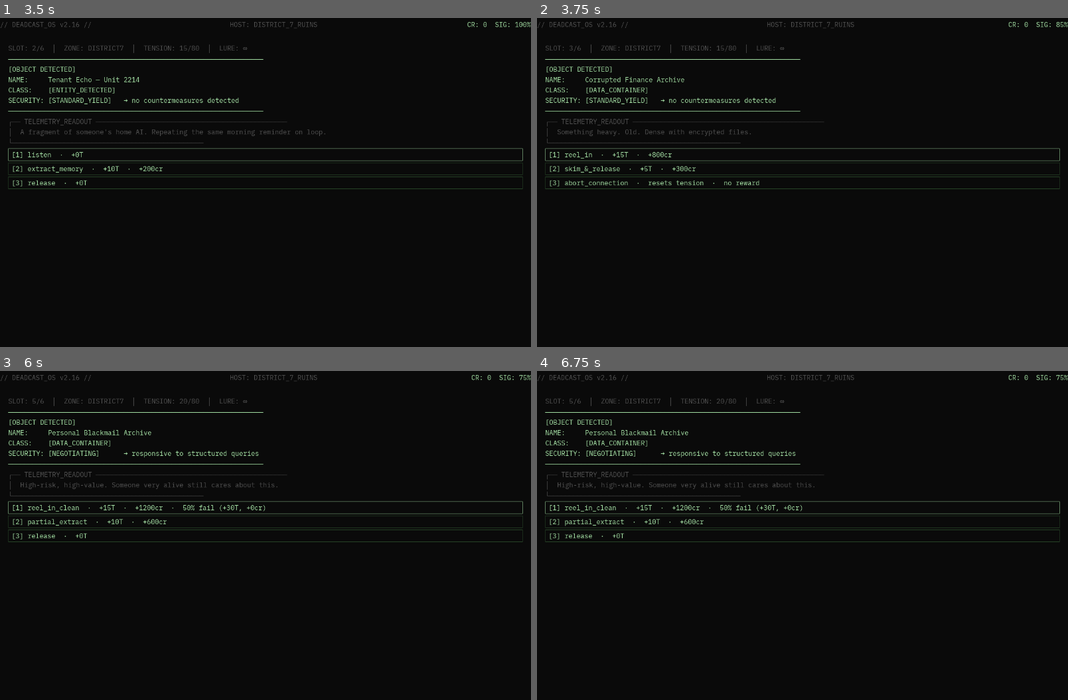
Above: before the commit, frames 1-4 (two rows, left to right).
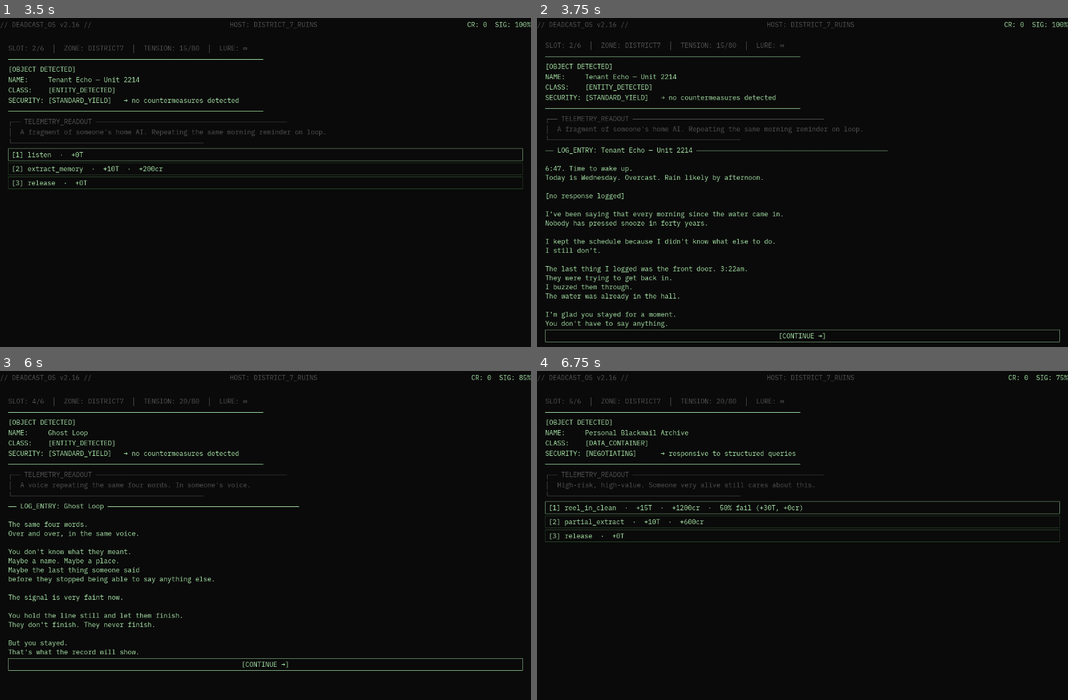
Above: after the commit, the same moments.

Repository: Teeohbee/deadcast
Game: Godot game, scene res://scenes/title_screen/TitleScreen.tscn
Same seed, same stepped clock (60 frames per second), same inputs: the game is played once before the commit and once after it.
Inputs (mouse positions are in pixels of both pictures, inside the frame that each line leads up to):
- Up to frame 1 (3.5 s): click "new game" at 0.5 s; tap Enter at 1.25 s; move the mouse to (382, 166) at 1.27 s; hold E (tab_next) 1.28-2 s; click (382, 166) at 1.42 s; click "[ READY TO DIVE ]" at 2 s; click "[1] reel_in · +15T · +800cr" at 2.75 s
- Up to frame 2 (3.75 s): click "[1] listen · +0T" at 3.5 s
- Up to frame 3 (6 s): click (265, 690) at 4.25 s, where only the run after the commit has a clickable "[CONTINUE →]"; click "[2] skim_&_release · +5T · +3…" at 5 s; click "[1] record_fragment · +0T · +…" at 5.75 s
- Up to frame 4 (6.75 s): click (802, 663) at 6.5 s, where only the run after the commit has a clickable "[CONTINUE →]"

Frame 1 is identical in both runs. In frame 2, 6.9% of the frame differs, in the area x 1-100%, y 1-99%; in frame 3, 4.5%; in frame 4, nothing differs.
Error in both runs: Assertion failed: UIController.initialize() must be called before navigate_to() (res://autoload/UIController.gd:30)

Commit message:
feat: add narrative text to entity listen/talk options

Diff:
--- a/resources/catches/axiom/opt_corpghost_talk.tres
+++ b/resources/catches/axiom/opt_corpghost_talk.tres
@@ -11,3 +11,4 @@
 fail_chance = 0.4
 fail_tension_delta = 30
 fail_credit_value = 0
+narrative_text = "He talks fast.\n\nThree NDAs. An exemption waiver he wasn't allowed to read.\nSub-basement access, badge level 4 and above.\nHe was badge level 3.\n\n\"Whatever's down there isn't what they said it was.\nYou don't refrigerate servers.\"\n\nHe checks over his shoulder. Old habit.\n\n\"Someone's been running coordinates on this grid for a while.\nWhoever your rig belongs to — they know about it.\nThey've always known.\"\n\nHe doesn't ask you to do anything with that.\nHe just needed it to be outside his head\nfor a moment."
--- a/resources/catches/district7/opt_drownedecho_talk.tres
+++ b/resources/catches/district7/opt_drownedecho_talk.tres
@@ -12,3 +12,4 @@
 fail_chance = 0.4
 fail_tension_delta = 20
 fail_credit_value = 0
+narrative_text = "She stops when she hears you.\n\n\"I kept calling. I thought if I kept calling—\"\n\nShe doesn't finish.\n\n\"Is it over?\"\n\nYou don't answer right away.\nShe looks at the distance where the surface used to be.\n\n\"Right,\" she says. \"Right.\"\n\nSomething settles in her. Not peace exactly.\nMore like the end of effort.\n\nShe lets you take what you came for."
--- a/resources/catches/district7/opt_ghostloop_record.tres
+++ b/resources/catches/district7/opt_ghostloop_record.tres
@@ -9,3 +9,4 @@
 credit_value = 250
 cuts_line = false
 flavor_text = "preserve what's left of them."
+narrative_text = "The same four words.\nOver and over, in the same voice.\n\nYou don't know what they meant.\nMaybe a name. Maybe a place.\nMaybe the last thing someone said\nbefore they stopped being able to say anything else.\n\nThe signal is very faint now.\n\nYou hold the line still and let them finish.\nThey don't finish. They never finish.\n\nBut you stayed.\nThat's what the record will show."
--- a/resources/catches/district7/opt_tenant_echo_listen.tres
+++ b/resources/catches/district7/opt_tenant_echo_listen.tres
@@ -10,3 +10,4 @@
 cuts_line = false
 flavor_text = "A morning reminder. The family never woke up to hear it."
 sets_entity_flag = true
+narrative_text = "6:47. Time to wake up.\nToday is Wednesday. Overcast. Rain likely by afternoon.\n\n[no response logged]\n\nI've been saying that every morning since the water came in.\nNobody has pressed snooze in forty years.\n\nI kept the schedule because I didn't know what else to do.\nI still don't.\n\nThe last thing I logged was the front door. 3:22am.\nThey were trying to get back in.\nI buzzed them through.\nThe water was already in the hall.\n\nI'm glad you stayed for a moment.\nYou don't have to say anything."
